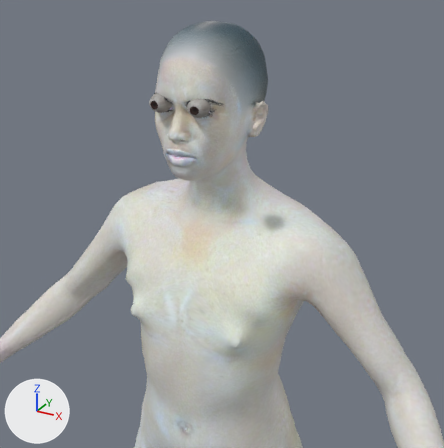
Two versions of the glTF model public/models/studio/body.glb, one commit apart.
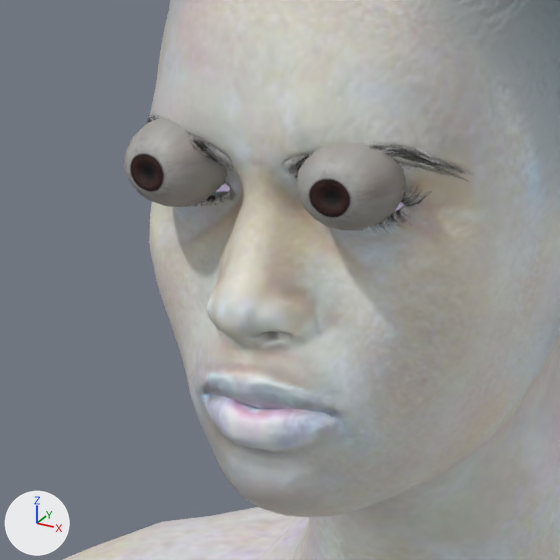
The first picture shows the older version from a camera (50 mm lens) standing at (0.431, -0.8, 1.675) and looking at (0.081, -0.163, 1.356). The close-ups show the older and then the newer version on the part from 27% to 55% of the width and 15% to 42% of the height of that picture. Only the edits that show in the close-ups are written down. Lighting does not change. The marker at lower left points along +X, +Y and +Z. Both versions are drawn at full value of the shape key 'Masc_Pos' of 'Eyes'; the numbers are the values there. Vertices at exactly the same position are counted once.

Objects in the first close-up: 'Body', 'Eyes' and 7 more.
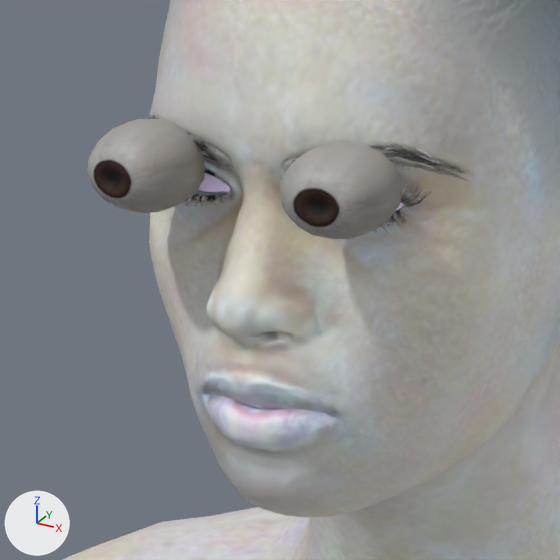
Boxes (x1, y1, x2, y2) around the edits, measured in the close-ups (560 x 560 px; the box of a moved part takes in the faces that stretch with it):
```json
{"object": "Eyes", "change": "reshaped", "before": [125, 117, 406, 230], "after": [87, 119, 403, 239], "on screen": "12% wider, 6% taller"}
{"part": 1, "of": "me_eyes", "change": "moved or reshaped", "before": [297, 142, 406, 230], "after": [280, 142, 403, 239]}
{"part": 2, "of": "me_eyes", "change": "moved or reshaped", "before": [125, 117, 227, 207], "after": [87, 119, 205, 213]}
```

The change, as JSON lines over the scene's bpy script:
```json
{"block": "me_eyes", "where": "# used by ob_eyes; location = (0.0, 0.0, 0.0)"}
{"op": "remove", "block": "me_eyes", "code": "me_eyes.from_pydata(...)  # 1064 vertices, 2040 faces; spans x -0.0463..0.0437, y -0.1449..-0.12, z 1.4813..1.5079"}
{"op": "add", "block": "me_eyes", "code": "me_eyes.from_pydata(...)  # 1064 vertices, 2040 faces; spans x -0.0514..0.0484, y -0.1574..-0.13, z 1.4817..1.5081"}
{"block": "me_eyes", "change": "me_eyes part 1: 532 of 1064 vertices moved; they spanned x 0.0123..0.0437, y -0.1449..-0.12, z 1.4814..1.5079 and now span x 0.0136..0.0484, y -0.1574..-0.13, z 1.4817..1.5081; mean shift (0.0031, -0.0116, 0.0002); largest move (0.0286, -0.1449, 1.4936) -> (0.0316, -0.1574, 1.4937)"}
{"block": "me_eyes", "change": "me_eyes part 2: 532 of 1064 vertices moved; they spanned x -0.0463..-0.0148, y -0.1449..-0.12, z 1.4813..1.5079 and now span x -0.0514..-0.0166, y -0.1574..-0.13, z 1.4817..1.508; mean shift (-0.0034, -0.0116, 0.0002); largest move (-0.0321, -0.1448, 1.4943) -> (-0.0356, -0.1574, 1.4946)"}
```
